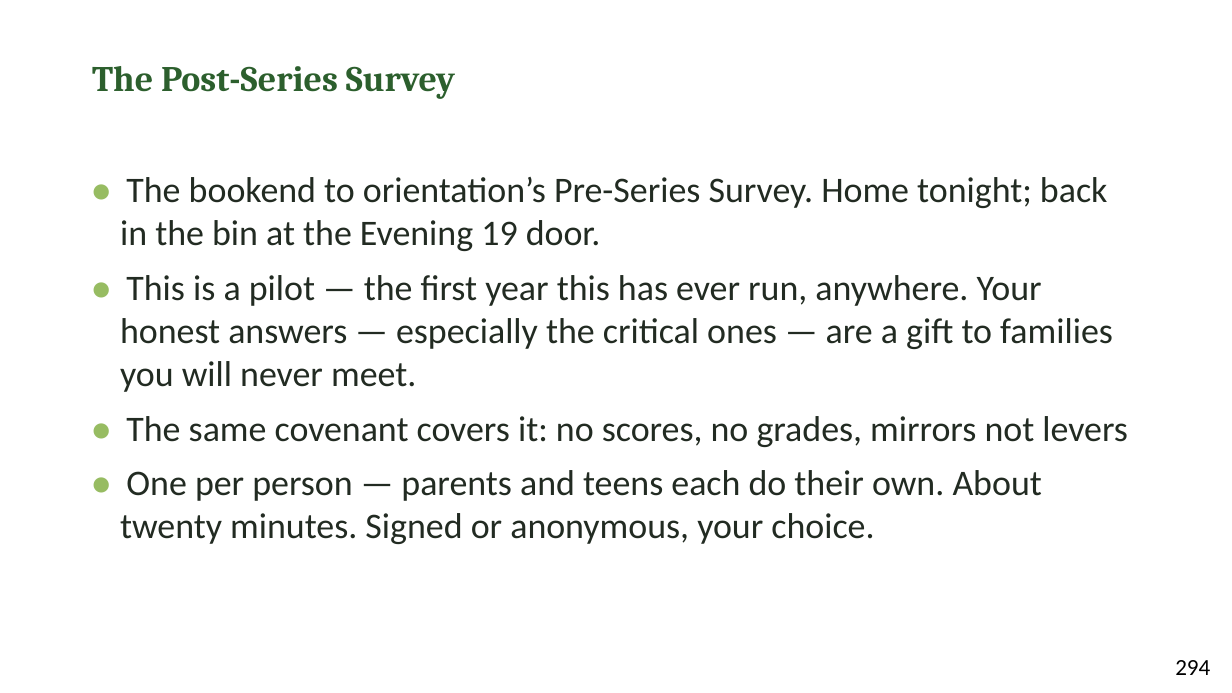
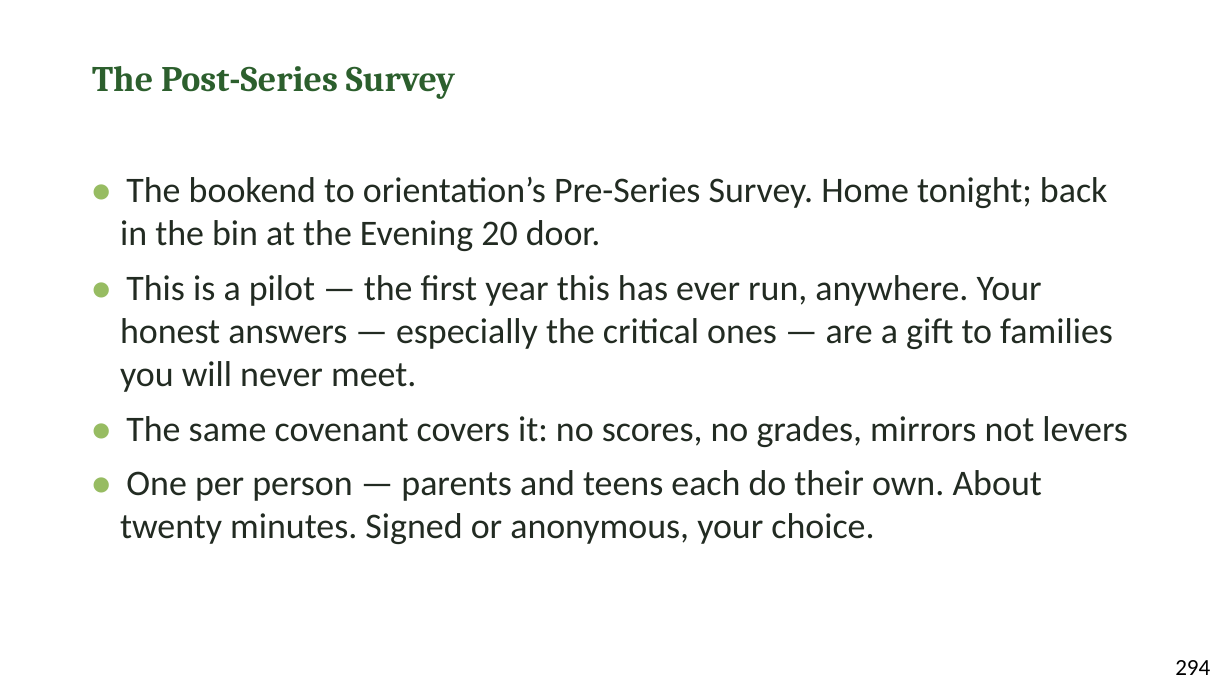
Before and after one commit to jgtittle-ministries/fellowship-of-the-heart-pilot-at-cca-dev, a slide deck: slide 11 of _implementation-notes/evening-series/FotH Evening Session 20 Slides DRAFT v1.pptx. Drawn at 1232x693 pixels with LibreOffice and Linux fonts; fonts in the diff are those of the drawing. Boxes give left, top, right and bottom in pixels: in the first picture for what was removed or moved away, otherwise in the second. Text is boxed around its words. In the diff, an @@ line names an element or a change of style, - is before the commit and + after.

```diff
--- a/_implementation-notes/evening-series/FotH Evening Session 20 Slides DRAFT v1.pptx
+++ b/_implementation-notes/evening-series/FotH Evening Session 20 Slides DRAFT v1.pptx
@@ text at [120, 177, 1108, 251]: text changed @@
-• The bookend to orientation’s Pre-Series Survey. Home tonight; back in the bin at the Evening 19 door.
+• The bookend to orientation’s Pre-Series Survey. Home tonight; back in the bin at the Evening 20 door.
```
Also in this commit, not shown: 4 other slides changed, 52 other files.
